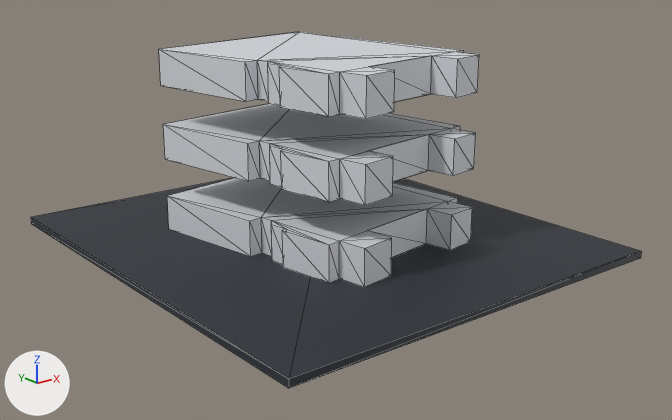
Two versions of the glTF model web/public/ar/sf-1244030.glb, one commit apart.
The view is the same before and after, from a 50 mm lens placed at (-0.1495, -0.1867, 0.0867), pointed at (0.003, 0.0038, 0.0104). Lighting does not change. The marker at lower left points along +X, +Y and +Z. The first picture is the older version. Mesh edges are drawn as thin lines. Where no turn or scale is listed for an object, it has been applied to the vertices.

Before the edit, the objects in view are built like this:
```python
me_mesh_0 = bpy.data.meshes.new('Mesh_0')
me_mesh_0.from_pydata(...)  # 38 vertices, 72 faces; spans x -8.6..10.1, y -8.4..14.8, z 0.0..3.0
me_mesh_0.materials.append(mat_material_0)  # light grey #d9dce1
me_mesh_1 = bpy.data.meshes.new('Mesh_1')
me_mesh_1.from_pydata(...)  # a box spanning x -0.058..0.058, y -0.0653..0.0653, z -0.001..0.001
me_mesh_1.materials.append(mat_material_1)  # dark grey #2a2f37
ob_floor_1 = bpy.data.objects.new('Floor 1', me_mesh_0)
ob_floor_1.parent = ob_firesight_1433_haight_st
ob_floor_1.location = (0.0, 0.0, 0.0)
ob_floor_2 = bpy.data.objects.new('Floor 2', me_mesh_0)
ob_floor_2.parent = ob_firesight_1433_haight_st
ob_floor_2.location = (0.0, 0.0, 6.171)
ob_floor_3 = bpy.data.objects.new('Floor 3', me_mesh_0)
ob_floor_3.parent = ob_firesight_1433_haight_st
ob_floor_3.location = (0.0, 0.0, 12.34)
ob_mesh_1 = bpy.data.objects.new('Mesh_1', me_mesh_1)
ob_mesh_1.location = (0.0025, 0.0106, 0.001)
```
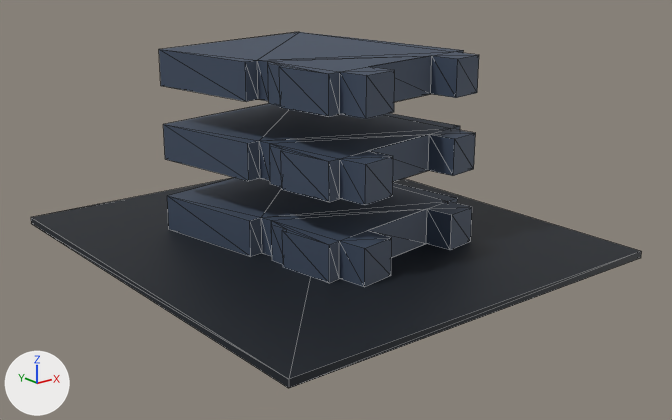
Diff of the bpy script that builds the scene:
```diff
--- a/web/public/ar/sf-1244030.glb.py
+++ b/web/public/ar/sf-1244030.glb.py
@@ mat_floor_3 @@
+mat_floor_3 = principled_material('Floor 3')
+mat_floor_3.base_color = (0.0497, 0.0723, 0.117)  # dark blue #3f4c60
+mat_floor_3.metallic = 0.05
+mat_floor_3.roughness = 0.6
@@ mat_floor_2 @@
+mat_floor_2 = principled_material('Floor 2')
+mat_floor_2.base_color = (0.0497, 0.0723, 0.117)  # dark blue #3f4c60
+mat_floor_2.metallic = 0.05
+mat_floor_2.roughness = 0.6
@@ mat_floor_1 @@
+mat_floor_1 = principled_material('Floor 1')
+mat_floor_1.base_color = (0.0497, 0.0723, 0.117)  # dark blue #3f4c60
+mat_floor_1.metallic = 0.05
+mat_floor_1.roughness = 0.6
@@ me_mesh_0 @@
 me_mesh_0.from_pydata(...)  # 38 vertices, 72 faces; spans x -8.6..10.1, y -8.4..14.8, z 0.0..3.0
-me_mesh_0.materials.append(mat_material_0)  # light grey #d9dce1
+me_mesh_0.materials.append(mat_floor_1)  # dark blue #3f4c60
@@ me_mesh_2 @@
+me_mesh_2.from_pydata(...)  # 38 vertices, 72 faces; spans x -8.6..10.2, y -8.4..14.8, z 0.0..3.0
+me_mesh_2.materials.append(mat_floor_3)  # dark blue #3f4c60
@@ me_mesh_1_1 @@
+me_mesh_1_1.from_pydata(...)  # 38 vertices, 72 faces; spans x -8.6..10.2, y -8.4..14.8, z 0.0..3.0
+me_mesh_1_1.materials.append(mat_floor_2)  # dark blue #3f4c60
@@ ob_floor_2 @@
-ob_floor_2 = bpy.data.objects.new('Floor 2', me_mesh_0)
+ob_floor_2 = bpy.data.objects.new('Floor 2', me_mesh_1_1)
 ob_floor_2.parent = ob_firesight_1433_haight_st
@@ ob_floor_3 @@
-ob_floor_3 = bpy.data.objects.new('Floor 3', me_mesh_0)
+ob_floor_3 = bpy.data.objects.new('Floor 3', me_mesh_2)
 ob_floor_3.parent = ob_firesight_1433_haight_st
```

Changed parts and their boxes (x1, y1, x2, y2) in the pictures (672 x 420 px):
'Floor 2', recoloured, reshaped (darker): (163, 104, 476, 205) in both
'Floor 1', recoloured (darker): (167, 178, 472, 287) in both
'Floor 3', recoloured, reshaped (light grey to dark blue): (159, 32, 479, 119) in both
